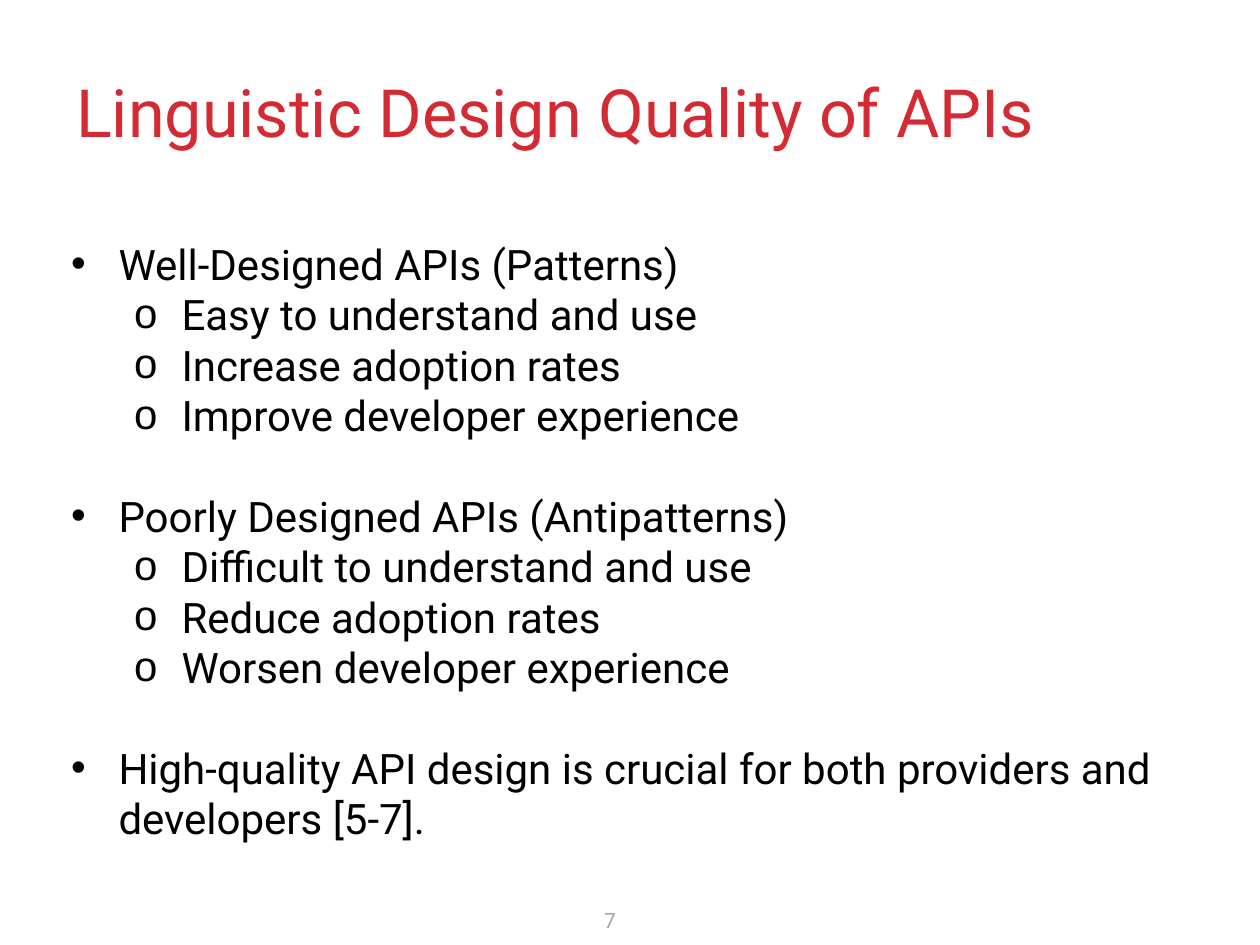
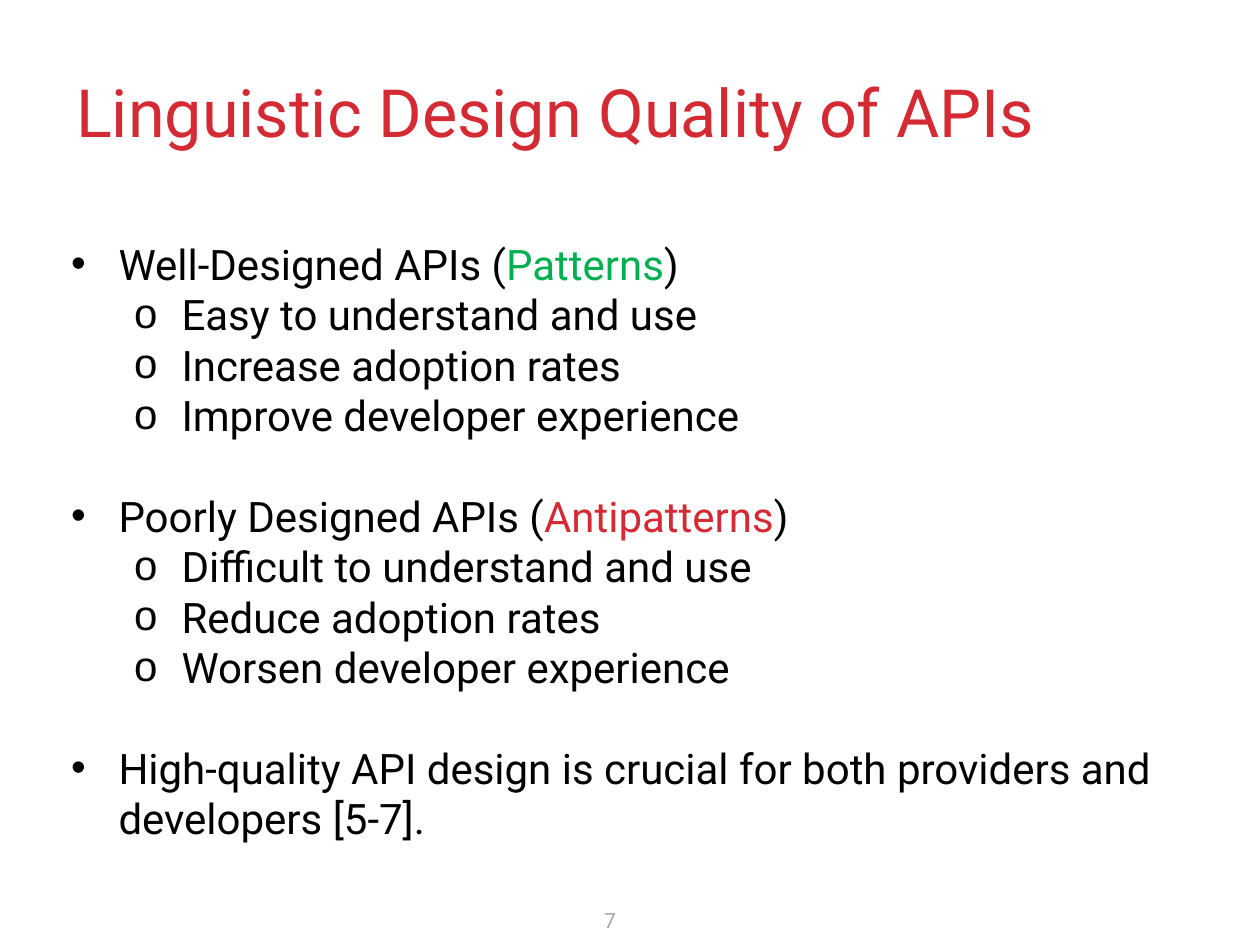
Before and after one commit to krishnodey/API-Quality, a slide deck: slide 7 of Cascon-Resources/Presentation/CASCON-2024.pptx. Drawn at 1260x945 pixels with LibreOffice and Linux fonts; fonts in the diff are those of the drawing. Boxes give left, top, right and bottom in pixels: in the first picture for what was removed or moved away, otherwise in the second. Text is boxed around its words. In the diff, an @@ line names an element or a change of style, - is before the commit and + after.

```diff
--- a/Cascon-Resources/Presentation/CASCON-2024.pptx
+++ b/Cascon-Resources/Presentation/CASCON-2024.pptx
@@ text at (119,246,788,542): text colour #000000 to #00B050 in "(Patterns)"; text colour #000000 to #D42A33 in "(Antipatterns)" @@
```
Also in this commit, not shown: 9 other slides changed.
